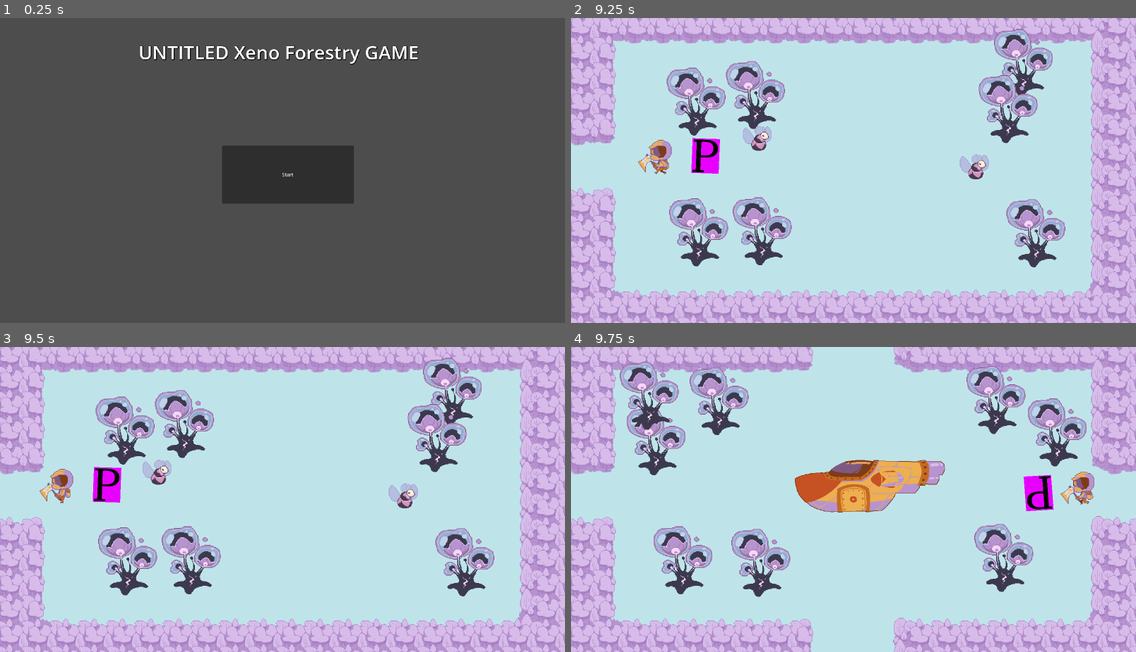
Above: before the commit, frames 1-4 (two rows, left to right).
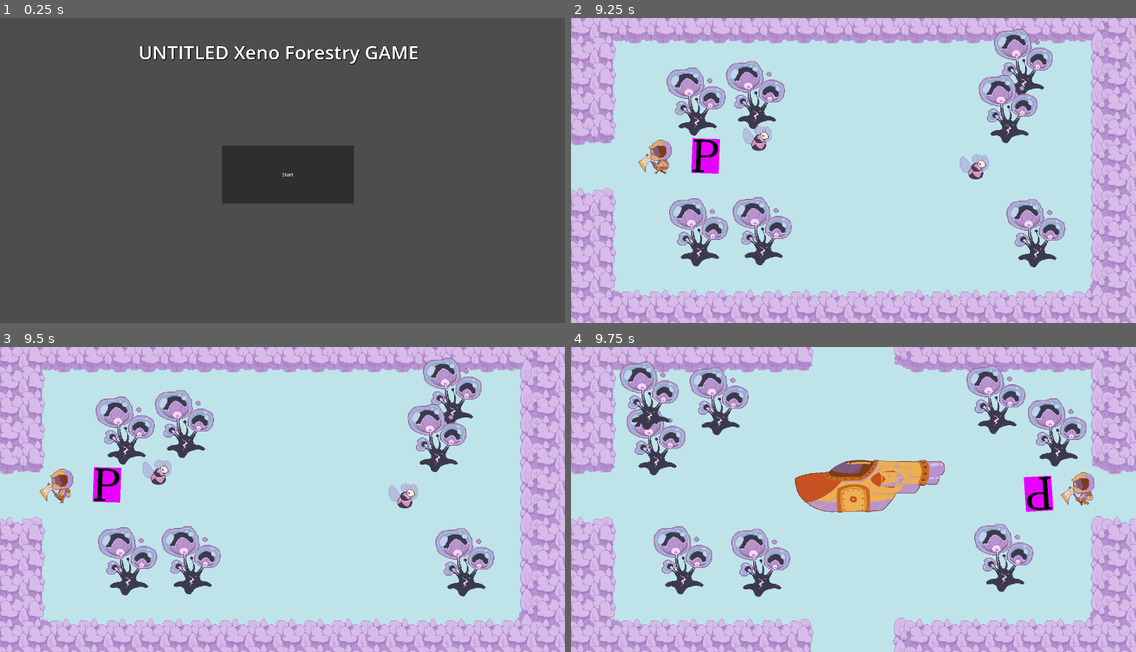
Above: after the commit, the same moments.

Repository: ErdrickBelmont/Buddy_Jam_2024_Team_4
Game: Godot game, scene res://scenes/start_screen.tscn
Same seed, same stepped clock (60 frames per second), same inputs: the game is played once before the commit and once after it.
Inputs (mouse positions are in pixels of both pictures, inside the frame that each line leads up to):
- Up to frame 1 (0.25 s): no input
- Up to frame 2 (9.25 s): click "Start" at 0.5 s; tap Enter at 1.25 s; move the mouse to (825, 231) at 1.27 s; hold D (ui_right) 1.28-2.78 s; click (825, 231) at 1.35 s; tap W (ui_up) at 1.52, 2.27, 3.77, 4.52, 5.27, 6.77, 7.52, 8.27 s; move the mouse to (1023, 216) at 2.02 s; click (1023, 216) at 2.1 s; move the mouse to (684, 124) at 2.77 s; hold A (ui_left) 2.78-5.03 s; click (684, 124) at 2.85 s; move the mouse to (881, 170) at 3.52 s; click (881, 170) at 3.6 s; move the mouse to (768, 94) at 4.27 s; click (768, 94) at 4.35 s; move the mouse to (977, 155) at 5.02 s; hold D (ui_right) 5.03-8.78 s; click (977, 155) at 5.1 s; move the mouse to (740, 185) at 5.77 s; click (740, 185) at 5.85 s; move the mouse to (910, 103) at 6.52 s; click (910, 103) at 6.6 s; move the mouse to (825, 231) at 7.27 s; click (825, 231) at 7.35 s; move the mouse to (836, 118) at 8.02 s; click (836, 118) at 8.1 s; move the mouse to (977, 167) at 8.77 s; hold A (ui_left) from 8.78 s (still down); click (977, 167) at 8.85 s
- Up to frame 3 (9.5 s): keep holding A (ui_left)
- Up to frame 4 (9.75 s): keep holding A (ui_left); move the mouse to (881, 499) at 9.52 s; click (881, 499) at 9.6 s

Frames 1-3 are identical in both runs. In frame 4, 0.3% of the frame differs, in the area x 80-93%, y 40-55%.

Commit message:
definitely actually fixed the infinite generation issue for real this time

Diff:
--- a/BuddyJam2023_Tree_Game/scenes/areas/area_center.tscn
+++ b/BuddyJam2023_Tree_Game/scenes/areas/area_center.tscn
@@ -1,7 +1,6 @@
-[gd_scene load_steps=7 format=3 uid="uid://bnx407bfco1td"]
+[gd_scene load_steps=6 format=3 uid="uid://bnx407bfco1td"]
 
 [ext_resource type="TileSet" uid="uid://1pn5u4mhvren" path="res://assets/tilemap/forest-bg/tileset_forest-bg.tres" id="1_lghj5"]
-[ext_resource type="Script" path="res://scripts/areaSpawn.gd" id="2_cxvk2"]
 [ext_resource type="PackedScene" uid="uid://di6b3fwpegn5e" path="res://scenes/gates/gate_bottom.tscn" id="3_pthid"]
 [ext_resource type="PackedScene" uid="uid://o2ccda48gwcu" path="res://scenes/gates/gate_left.tscn" id="4_ov83d"]
 [ext_resource type="PackedScene" uid="uid://ds7p6hy846akj" path="res://scenes/gates/gate_right.tscn" id="5_mobtu"]
@@ -13,7 +12,6 @@
 tile_set = ExtResource("1_lghj5")
 format = 2
 layer_0/tile_data = PackedInt32Array(-262150, 1, 1, -196614, 1, 1, -131078, 1, 1, -65542, 1, 1, -6, 1, 1, 65530, 1, 1,  …(3579 unchanged characters)…
-script = ExtResource("2_cxvk2")
 
 [node name="TileMap2" type="TileMap" parent="."]
 tile_set = ExtResource("1_lghj5")
--- a/BuddyJam2023_Tree_Game/scenes/forest_entrance.tscn
+++ b/BuddyJam2023_Tree_Game/scenes/forest_entrance.tscn
@@ -10,9 +10,9 @@
 script/source = "extends Node2D
 
 # Called when the node enters the scene tree for the first time.
-func _ready():
-	print(\"Goomba\")
-	get_node(\"RoomToRoom\").updatePos();
+#func _ready():
+	#print(\"Goomba\")
+	#get_node(\"RoomToRoom\").updatePos();
 "
 
 [node name="Root_Node2D" type="Node2D"]
--- a/BuddyJam2023_Tree_Game/scripts/areaSpawn.gd
+++ b/BuddyJam2023_Tree_Game/scripts/areaSpawn.gd
@@ -23,6 +23,7 @@
 var bugDict;
 
 func _ready():
+	#print(get_stack())
 	startGeneration();
 
 func startGeneration():
@@ -38,7 +39,15 @@
 		queue.append_array(["1_0", "0_-1", "0_1", "-1_0"])
 		#Generate and place trees in center area
 		generateTrees("0_0");
-		generateMap();
+		var returner = generateMap();
+		#print(returner)
+		while(returner != 0):
+			#print("Hey!")
+			Global_Var.map["0_0"] = "center";
+			queue.append_array(["1_0", "0_-1", "0_1", "-1_0"])
+			#Generate and place trees in center area
+			generateTrees("0_0");
+			returner = generateMap(); #Generate a new map
 		#print("Generated rooms")
 		spawnNode.spawnTrees("0_0");
 		#print("Generated trees")
@@ -47,13 +56,16 @@
 	#print(queue);
 	Global_Var.newMapNeeded = false;
 	#print("Generated the whole map")
+	spawnNode.call_deferred("updatePos");
 
 func generateMap():
 	while(queue.size() > 0):
 		var roomToAdd = queue.back();
 		if(!Global_Var.map.has(roomToAdd) && roomToAdd != null): #Extra check because some were slipping through.
 			#print(roomToAdd);
-			addRoom(roomToAdd);
+			var try = addRoom(roomToAdd);
+			if(try == -1):
+				return -1;
 			generateTrees(roomToAdd);
 			generateBugs(roomToAdd);
 			#print("Generated room " + roomToAdd);
@@ -62,6 +74,7 @@
 		elif(roomToAdd != null):
 			queue.erase(roomToAdd);
 	#print(Global_Var.map.size());
+	return 0; #Successful generation
 
 
 func addRoom(code):
@@ -100,8 +113,17 @@
 		#print(areaPicked);
 		if (Global_Var.areas[areaPicked].size() > (numToGenerate-numGenerated-queue.size())):
 			attempts += 1;
-		if(attempts > 100000):
-			break;
+		if(attempts > 1000): #It's a lost cause, just start from the bottom again
+			Global_Var.map = {};
+			Global_Var.treeDict = {};
+			Global_Var.bugDict = {}
+			treeDict = {};
+			bugDict = {};
+			queue = [];
+			numGenerated = 0;
+			Global_Var.newMapNeeded = true;
+			#print("Failed, had to restart")
+			return -1;
 		#Edge case: Not enough rooms generated but the queue is empty. We can't hit a dead end
 		if(Global_Var.areas[areaPicked].size() == 1 && queue.size() == 0 && numGenerated < numToGenerate):
 			areaPicked == null;
--- a/BuddyJam2023_Tree_Game/scripts/movePlayer.gd
+++ b/BuddyJam2023_Tree_Game/scripts/movePlayer.gd
@@ -27,9 +27,10 @@
 
 func updatePos():
 	var newPos = Global_Var.map[Global_Var.position];
-	print(get_children());
+	#print("GetChildren")
+	#print(get_children());
 	for node in get_children(): #Delete trees, bugs, ship, etc that aren't in the new area
-		print(node)
+		#print(node)
 		remove_child(node);
 		#node.queue_free();
 	areaHolder.get_child(0).queue_free(); #Remove the old area
@@ -62,8 +63,8 @@
 		add_child(instance);
 		instance.position.x = tree[0];
 		instance.position.y = tree[1];
-		print("Added tree:");
-		print(instance);
+		#print("Added tree:");
+		#print(instance);
 		var sprite = instance.get_node("sprite"); #is a tilemap cell
 		#print(sprite.get_cell_source_id(0, Vector2(-1, -1)))
 		sprite.set_cell(0, Vector2(-1, -1), 1, Vector2(tree[2], 0)); #tree[2] is set to the coord 0/1/2 (full grown, different variants) or 3 (chopped) or 4 (fertilized)
@@ -85,14 +86,14 @@
 		add_child(instance);
 		instance.position.x = bug[0];
 		instance.position.y = bug[1];
-		print("Added bug:");
-		print(instance);
+		#print("Added bug:");
+		#print(instance);
 
 func shipCheck():
 	var room = Global_Var.position;
 	#Only need to do anything if it's the center room. If not, nothing happens.
 	if(room == "0_0"):
-		print("Spawning ship");
+		#print("Spawning ship");
 		var shipScene = load("res://scenes/ship.tscn");
 		var instance;
 		if (Global_Var.ship == null):
